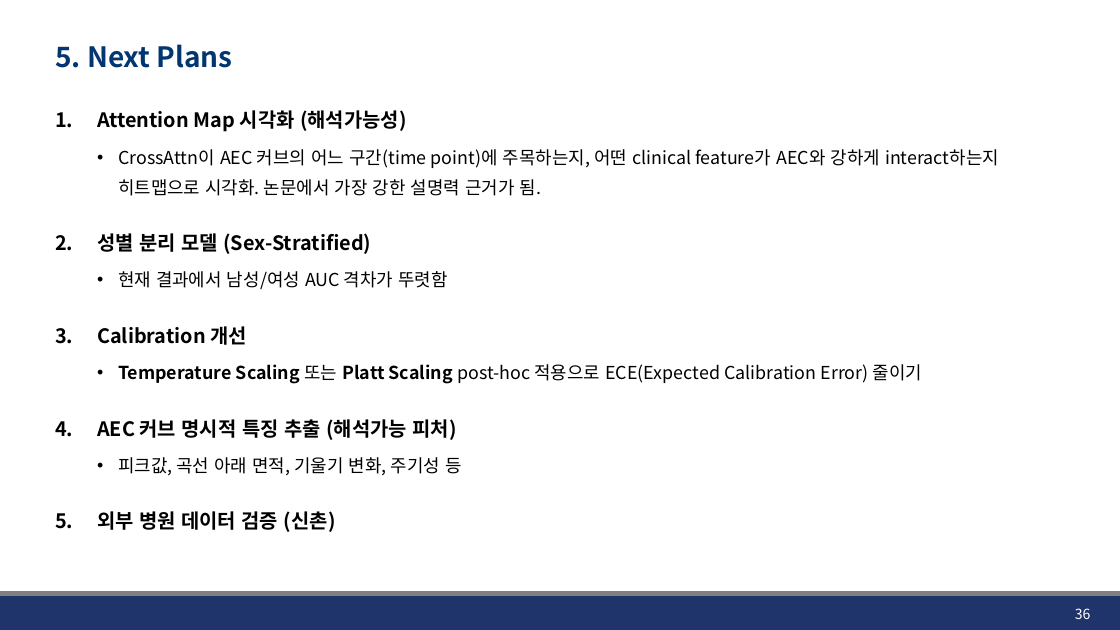
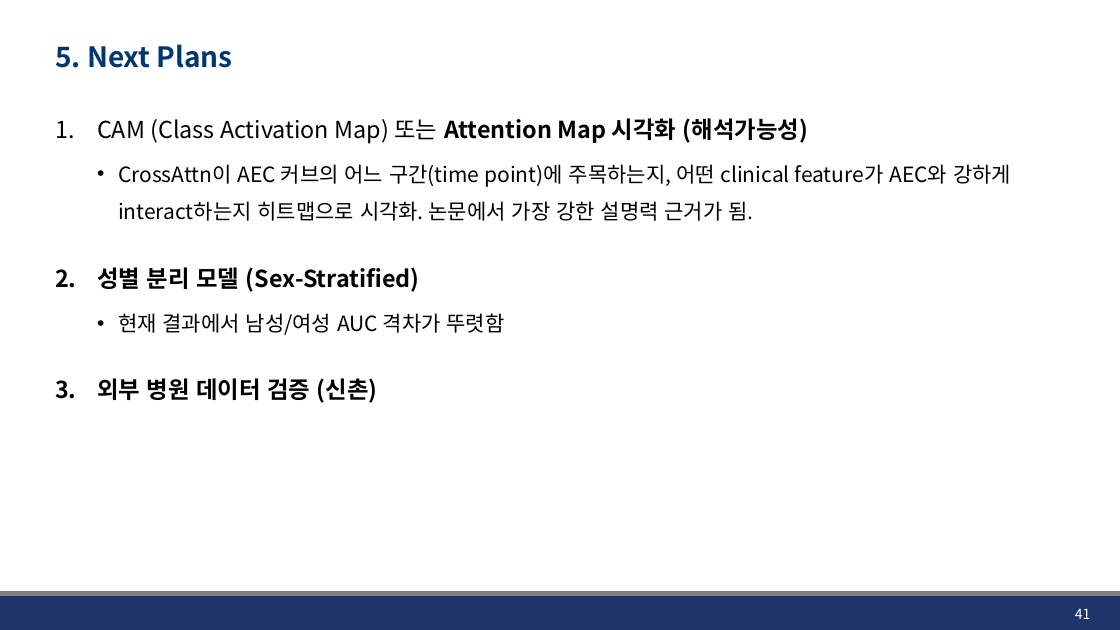
Before and after one commit to JHWannabe/2026-1_Study, a slide deck: slide 41 of 연구자료/260514_AEC_SMI_Analysis.pptx (slide 36 before the commit). Drawn at 1120x630 pixels with LibreOffice and Linux fonts; fonts in the diff are those of the drawing; background and template pictures are left out. Boxes give left, top, right and bottom in pixels: in the first picture for what was removed or moved away, otherwise in the second. Text is boxed around its words. In the diff, an @@ line names an element or a change of style, - is before the commit and + after.

```diff
--- a/연구자료/260514_AEC_SMI_Analysis.pptx
+++ b/연구자료/260514_AEC_SMI_Analysis.pptx
@@ text at [97,118,808,144]: text changed; size 17 to 20 pt; bold off @@
-1. Attention Map 시각화 (해석가능성)
+1. CAM (Class Activation Map) 또는 Attention Map 시각화 (해석가능성)
@@ text at [97,164,1011,403]: size 15.3 to 18 pt in "CrossAttn이 AEC 커브의 어느 구간(time point)에 주목하는지, ...", "현재 결과에서 남성/여성 AUC 격차가 뚜렷함"; size 17 to 20 pt in "성별 분리 모델 (Sex-Stratified)", "외부 병원 데이터 검증 (신촌)"; line spacing 1.4 to 1.5; line spacing 1.9 to 2 @@
@@ text at [97,326,922,476]: paragraphs removed @@
-3. Calibration 개선
-  • Temperature Scaling 또는 Platt Scaling post-hoc 적용으로 ECE(Expected Calibration Error) 줄이기
-4. AEC 커브 명시적 특징 추출 (해석가능 피처)
-  • 피크값, 곡선 아래 면적, 기울기 변화, 주기성 등
@@ page number at [1075,608,1091,619]: text changed @@
-36
+41
```
Also in this commit, not shown: 1 other slide changed, 16 slides added, 2 other files.
